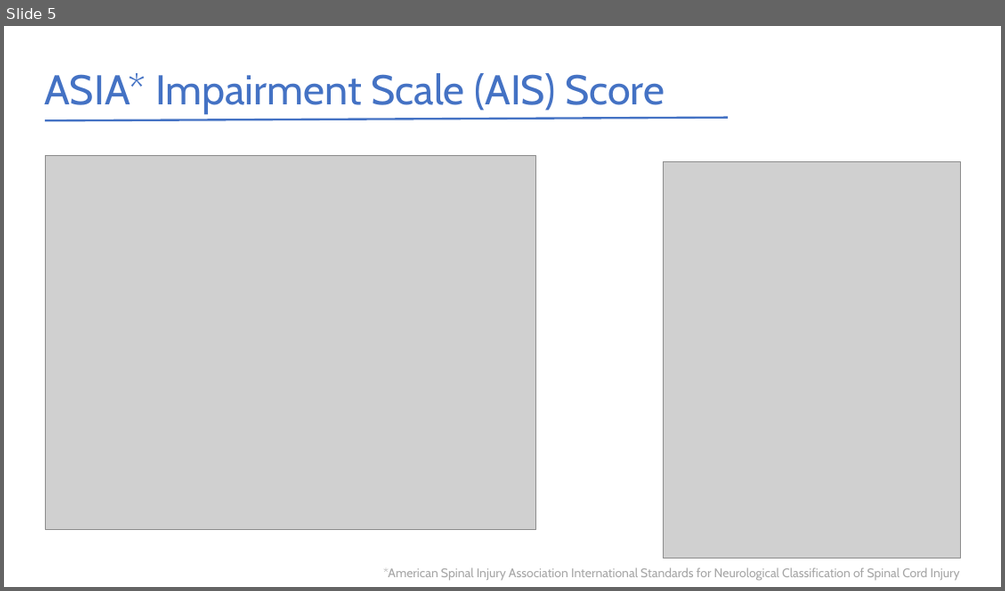
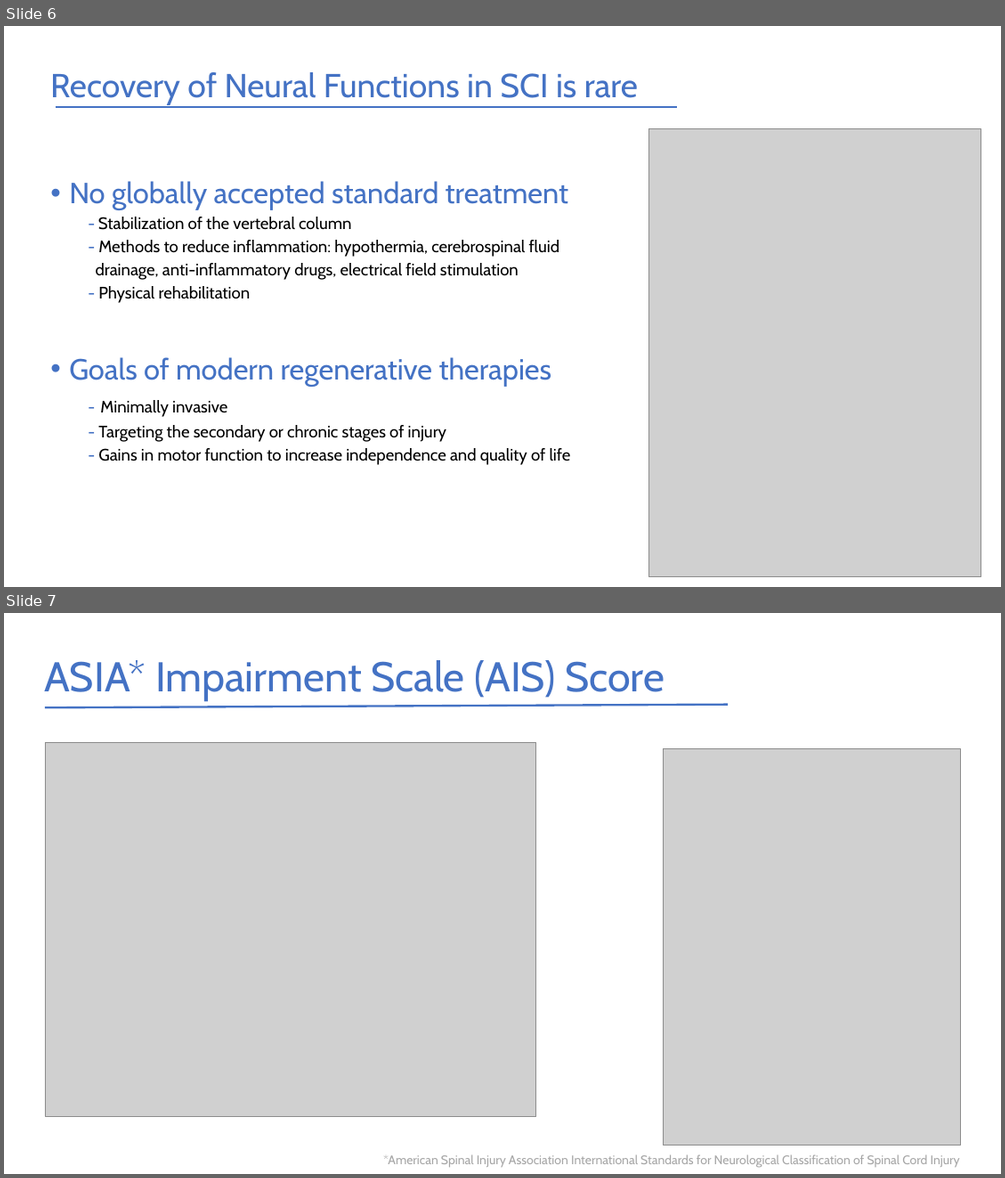
Before and after one commit to ygrepo/Cell-and-Tissue-Engineering, a slide deck: Module_11_StemCells/Conclusion_project/Presentation.pptx. Shown one above the other, each under a label of ours: slide 5 before the commit, slides 6 and 7 after it. The pictures are 1005x591 and 1005x1178 pixels, drawn with LibreOffice and Linux fonts; fonts in the diff are those of the drawing; grey boxes stand for pictures. Boxes give left, top, right and bottom in pixels: in the first picture for what was removed or moved away, otherwise in the second. Text is boxed around its words. In the diff, an @@ line names an element or a change of style, - is before the commit and + after.

```diff
--- a/Module_11_StemCells/Conclusion_project/Presentation.pptx
+++ b/Module_11_StemCells/Conclusion_project/Presentation.pptx
@@ slide 6 added at [4, 26, 1001, 587], background #FFFFFF @@
@@ text added at [50, 72, 638, 105], 32 pt, text #4472C4 @@
+Recovery of Neural Functions in SCI is rare
@@ line added from (56, 107) to (677, 107), #4472C4 2 pt @@
@@ picture added at [648, 128, 980, 576] @@
@@ text added at [69, 181, 571, 465], 16 pt, text #000000 @@
+• No globally accepted standard treatment
+  - Stabilization of the vertebral column
+  - Methods to reduce inflammation: hypothermia, cerebrospinal fluid
+  drainage, anti-inflammatory drugs, electrical field stimulation
+  - Physical rehabilitation
+• Goals of modern regenerative therapies
+  - Minimally invasive
+  - Targeting the secondary or chronic stages of injury
+  - Gains in motor function to increase independence and quality of life
@@ what was slide 5 is now slide 7 @@
```
Also in this commit, not shown: 3 slides changed, 1 other slide added, 20 other files.
